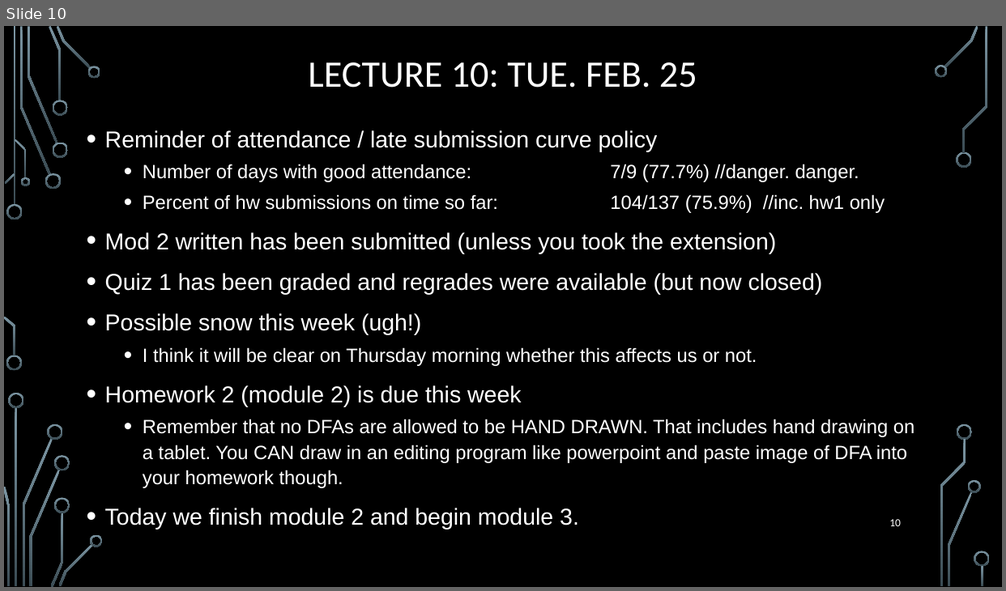
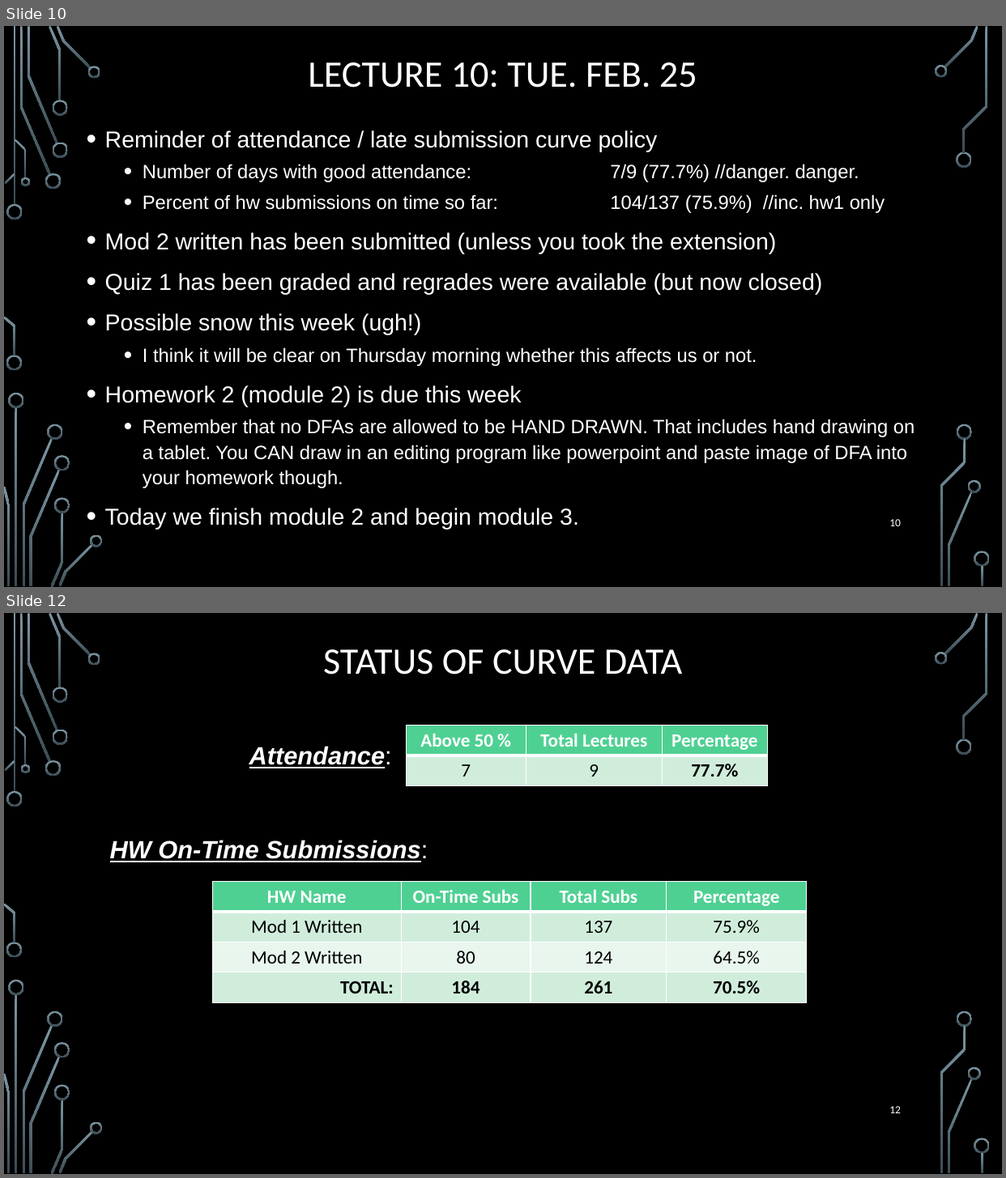
Before and after one commit to markfloryan/dmt2, a slide deck: slides/00-DailyAnnouncements.pptx. Shown one above the other, each under a label of ours: slide 10 before the commit, slides 10 and 12 after it; the slides between them are not shown. The pictures are 1006x591 and 1006x1178 pixels, drawn with LibreOffice and Linux fonts; fonts in the diff are those of the drawing; background and template pictures are left out. Boxes give left, top, right and bottom in pixels: in the first picture for what was removed or moved away, otherwise in the second. Text is boxed around its words. In the diff, an @@ line names an element or a change of style, - is before the commit and + after.

```diff
--- a/slides/00-DailyAnnouncements.pptx
+++ b/slides/00-DailyAnnouncements.pptx
@@ slide 12 added at (4, 613, 1002, 1174), background picture (left out); not listed: 36 template elements that a slide beside it also shows @@
@@ title added at (323, 649, 682, 675), 36 pt, text #FFFFFF @@
+STATUS OF CURVE DATA
@@ table added at (406, 726, 768, 786), 2 rows, 3 columns @@
+Above 50 % | Total Lectures | Percentage
+7 | 9 | 77.7%
@@ text added at (249, 746, 392, 769), 24 pt, text #FFFFFF, bold, italic, underline @@
+Attendance:
@@ text added at (110, 840, 428, 862), 24 pt, text #FFFFFF, bold, italic, underline @@
+HW On-Time Submissions:
@@ table added at (213, 882, 808, 1003), 4 rows, 4 columns @@
+HW Name | On-Time Subs | Total Subs | Percentage
+Mod 1 Written | 104 | 137 | 75.9%
+Mod 2 Written | 80 | 124 | 64.5%
+TOTAL: | 184 | 261 | 70.5%
@@ page number added at (889, 1106, 901, 1114), 10.5 pt, text #FFFFFF @@
+12
```
Also in this commit, not shown: 1 other slide added, 2 other files.
